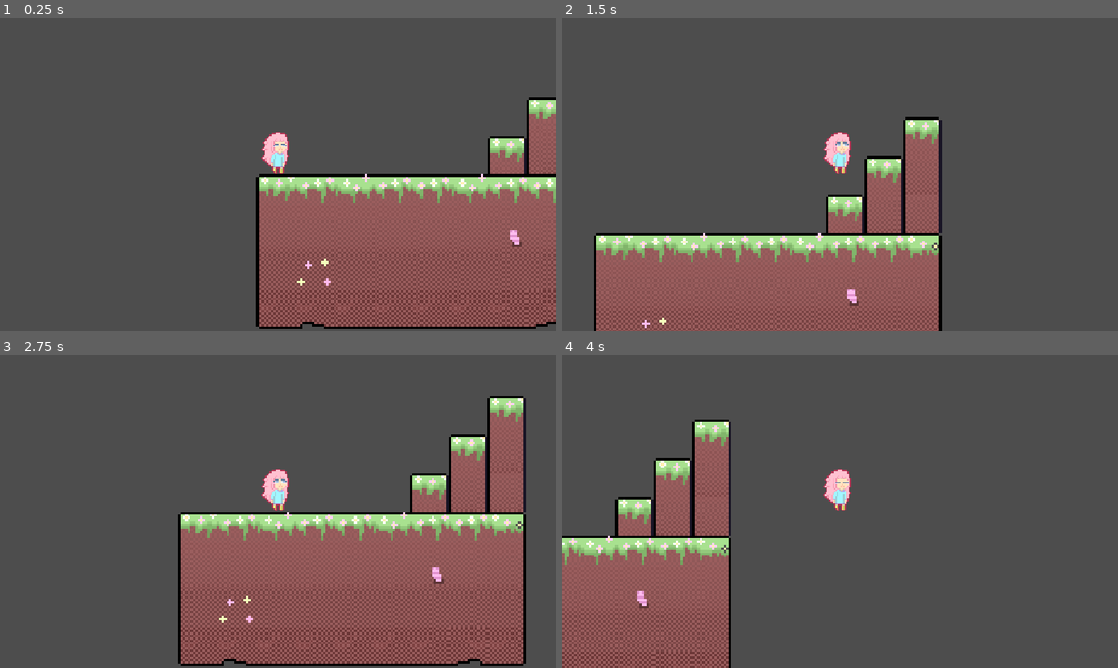
Above: before the commit, frames 1-4 (two rows, left to right).
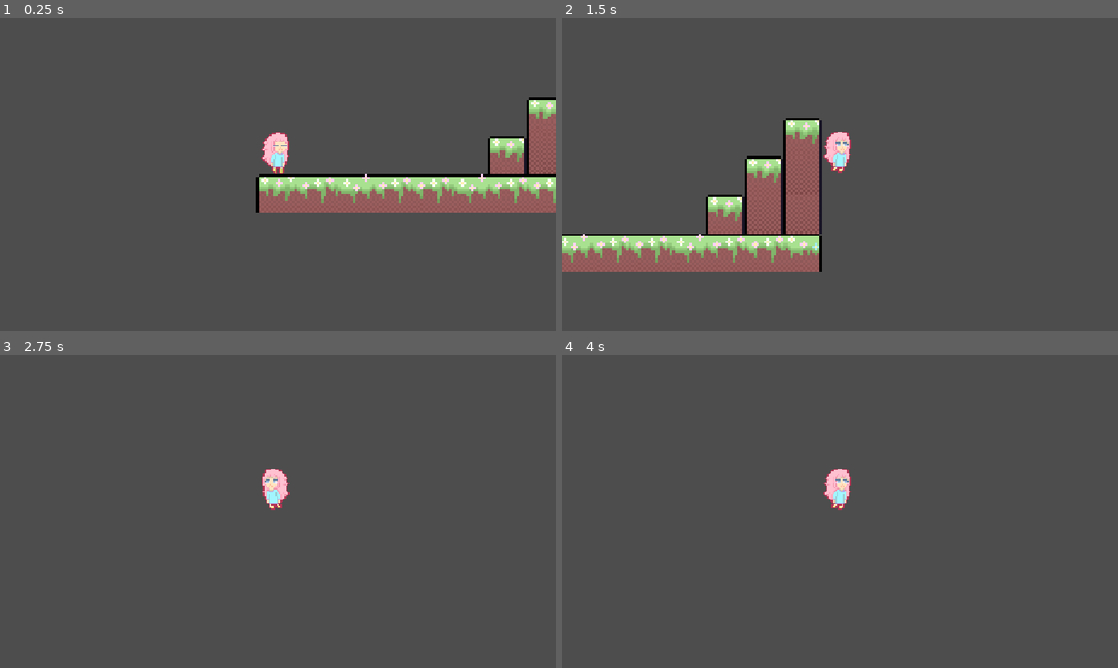
Above: after the commit, the same moments.

Repository: tetora-nagumo/PlatformerPractice
Game: Godot game, scene res://Assests/Scenes/Areas/area_1.tscn
Two runs of this game, one before a commit and one after it. Both use one fixed random seed, a clock stepped at 60 frames per second and the inputs below.
Inputs:
- Up to frame 1 (0.25 s): no input
- Up to frame 2 (1.5 s): tap Enter at 0.5 s; hold D (move_right) from 0.53 s (still down); tap Space (jump) at 0.6, 0.77, 1.07, 1.35 s
- Up to frame 3 (2.75 s): tap Space (jump) at 1.52, 1.82, 2.1 s; release D (move_right) at 2.03 s; hold A (move_left) from 2.03 s (still down)
- Up to frame 4 (4 s): release A (move_left) at 2.78 s; hold D (move_right) from 2.78 s (still down); tap Space (jump) at 2.85, 3.02, 3.32, 3.6, 3.77 s

The runs differ from the first frame. In frame 1, 20% of the frame differs, in the area x 46-100%, y 40-100%; in frame 2, 27%; in frame 3, 36%, in the area x 32-95%, y 13-100%; in frame 4, 18%.

Commit message:
player movement and animation

Diff:
--- a/platformer-/Assests/Scenes/Areas/area_1.tscn
+++ b/platformer-/Assests/Scenes/Areas/area_1.tscn
@@ -5,14 +5,15 @@
 
 [sub_resource type="TileSetAtlasSource" id="TileSetAtlasSource_34vto"]
 texture = ExtResource("1_rum28")
-0:0/0 = 0
-0:0/0/physics_layer_0/polygon_0/points = PackedVector2Array(-8, -8, 8, -8, 8, 8, -8, 8)
 1:0/0 = 0
-1:0/0/physics_layer_0/polygon_0/points = PackedVector2Array(-8, -8, 8, -8, 8, 8, -8, 8)
+1:0/0/physics_layer_0/polygon_0/points = PackedVector2Array(-8, -8, 8, -8, 8, -4, -8, -4)
+1:0/0/physics_layer_0/polygon_0/one_way = true
 2:0/0 = 0
-2:0/0/physics_layer_0/polygon_0/points = PackedVector2Array(-8, -8, 8, -8, 8, 8, -8, 8)
+2:0/0/physics_layer_0/polygon_0/points = PackedVector2Array(-8, -8, 8, -8, 8, -4, -8, -4)
+2:0/0/physics_layer_0/polygon_0/one_way = true
 3:0/0 = 0
-3:0/0/physics_layer_0/polygon_0/points = PackedVector2Array(-8, -8, 8, -8, 8, 8, -8, 8)
+3:0/0/physics_layer_0/polygon_0/points = PackedVector2Array(-8, -8, 8, -8, 8, -4, -8, -4)
+3:0/0/physics_layer_0/polygon_0/one_way = true
 4:0/0 = 0
 4:0/0/physics_layer_0/polygon_0/points = PackedVector2Array(-8, -8, 8, -8, 8, 8, -8, 8)
 5:0/0 = 0
@@ -44,6 +45,7 @@
 19:0/0 = 0
 19:0/0/physics_layer_0/polygon_0/points = PackedVector2Array(-8, -8, 8, -8, 8, 8, -8, 8)
 17:0/0 = 0
+17:0/0/physics_layer_0/polygon_0/points = PackedVector2Array(-8, -8, 8, -8, 8, 8, -8, 8)
 21:0/0 = 0
 21:0/0/physics_layer_0/polygon_0/points = PackedVector2Array(-8, -8, 8, -8, 8, 8, -8, 8)
 22:0/0 = 0
@@ -56,6 +58,146 @@
 25:0/0/physics_layer_0/polygon_0/points = PackedVector2Array(-8, -8, 8, -8, 8, 8, -8, 8)
 26:0/0 = 0
 26:0/0/physics_layer_0/polygon_0/points = PackedVector2Array(-8, -8, 8, -8, 8, 8, -8, 8)
+27:0/0 = 0
+27:0/0/physics_layer_0/polygon_0/points = PackedVector2Array(-8, -8, 8, -8, 8, 8, -8, 8)
+28:0/0 = 0
+28:0/0/physics_layer_0/polygon_0/points = PackedVector2Array(-8, -8, 8, -8, 8, 8, -8, 8)
+29:0/0 = 0
+29:0/0/physics_layer_0/polygon_0/points = PackedVector2Array(-8, -8, 8, -8, 8, 8, -8, 8)
+30:0/0 = 0
+30:0/0/physics_layer_0/polygon_0/points = PackedVector2Array(-8, -8, 8, -8, 8, 8, -8, 8)
+31:0/0 = 0
+31:0/0/physics_layer_0/polygon_0/points = PackedVector2Array(-8, -8, 8, -8, 8, 8, -8, 8)
+32:0/0 = 0
+32:0/0/physics_layer_0/polygon_0/points = PackedVector2Array(-8, -8, 8, -8, 8, 8, -8, 8)
+33:0/0 = 0
+33:0/0/physics_layer_0/polygon_0/points = PackedVector2Array(-8, -8, 8, -8, 8, 8, -8, 8)
+34:0/0 = 0
+34:0/0/physics_layer_0/polygon_0/points = PackedVector2Array(-8, -8, 8, -8, 8, 8, -8, 8)
+35:0/0 = 0
+35:0/0/physics_layer_0/polygon_0/points = PackedVector2Array(-8, -8, 8, -8, 8, 8, -8, 8)
+36:0/0 = 0
+36:0/0/physics_layer_0/polygon_0/points = PackedVector2Array(-8, -8, 8, -8, 8, 8, -8, 8)
+37:0/0 = 0
+37:0/0/physics_layer_0/polygon_0/points = PackedVector2Array(-8, -8, 8, -8, 8, 8, -8, 8)
+38:0/0 = 0
+38:0/0/physics_layer_0/polygon_0/points = PackedVector2Array(-8, -8, 8, -8, 8, 8, -8, 8)
+39:0/0 = 0
+39:0/0/physics_layer_0/polygon_0/points = PackedVector2Array(-8, -8, 8, -8, 8, 8, -8, 8)
+40:0/0 = 0
+40:0/0/physics_layer_0/polygon_0/points = PackedVector2Array(-8, -8, 8, -8, 8, 8, -8, 8)
+41:0/0 = 0
+41:0/0/physics_layer_0/polygon_0/points = PackedVector2Array(-8, -8, 8, -8, 8, 8, -8, 8)
+42:0/0 = 0
+42:0/0/physics_layer_0/polygon_0/points = PackedVector2Array(-8, -8, 8, -8, 8, 8, -8, 8)
+43:0/0 = 0
+43:0/0/physics_layer_0/polygon_0/points = PackedVector2Array(-8, -8, 8, -8, 8, 8, -8, 8)
+44:0/0 = 0
+44:0/0/physics_layer_0/polygon_0/points = PackedVector2Array(-8, -8, 8, -8, 8, 8, -8, 8)
+45:0/0 = 0
+45:0/0/physics_layer_0/polygon_0/points = PackedVector2Array(-8, -8, 8, -8, 8, 8, -8, 8)
+46:0/0 = 0
+46:0/0/physics_layer_0/polygon_0/points = PackedVector2Array(-8, -8, 8, -8, 8, 8, -8, 8)
+47:0/0 = 0
+47:0/0/physics_layer_0/polygon_0/points = PackedVector2Array(-8, -8, 8, -8, 8, 8, -8, 8)
+48:0/0 = 0
+48:0/0/physics_layer_0/polygon_0/points = PackedVector2Array(-8, -8, 8, -8, 8, 8, -8, 8)
+49:0/0 = 0
+49:0/0/physics_layer_0/polygon_0/points = PackedVector2Array(-8, -8, 8, -8, 8, 8, -8, 8)
+50:0/0 = 0
+50:0/0/physics_layer_0/polygon_0/points = PackedVector2Array(-8, -8, 8, -8, 8, 8, -8, 8)
+51:0/0 = 0
+51:0/0/physics_layer_0/polygon_0/points = PackedVector2Array(-8, -8, 8, -8, 8, 8, -8, 8)
+20:0/0 = 0
+20:0/0/physics_layer_0/polygon_0/points = PackedVector2Array(-8, -8, 8, -8, 8, 8, -8, 8)
+0:1/0 = 0
+1:1/0 = 0
+2:1/0 = 0
+3:1/0 = 0
+3:2/0 = 0
+2:2/0 = 0
+1:2/0 = 0
+0:2/0 = 0
+0:3/0 = 0
+1:3/0 = 0
+2:3/0 = 0
+2:4/0 = 0
+2:4/0/physics_layer_0/polygon_0/points = PackedVector2Array(-8, -8, 8, -8, 8, -4, -8, -4)
+2:4/0/physics_layer_0/polygon_0/one_way = true
+2:5/0 = 0
+2:5/0/physics_layer_0/polygon_0/points = PackedVector2Array(-8, -8, 8, -8, 8, -4, -8, -4)
+2:5/0/physics_layer_0/polygon_0/one_way = true
+1:5/0 = 0
+1:5/0/physics_layer_0/polygon_0/points = PackedVector2Array(-8, -8, 8, -8, 8, -4, -8, -4)
+1:5/0/physics_layer_0/polygon_0/one_way = true
+1:4/0 = 0
+1:4/0/physics_layer_0/polygon_0/points = PackedVector2Array(-8, -8, 8, -8, 8, -4, -8, -4)
+1:4/0/physics_layer_0/polygon_0/one_way = true
+0:4/0 = 0
+0:4/0/physics_layer_0/polygon_0/points = PackedVector2Array(-8, -8, 8, -8, 8, -4, -8, -4)
+0:4/0/physics_layer_0/polygon_0/one_way = true
+3:3/0 = 0
+3:4/0 = 0
+3:4/0/physics_layer_0/polygon_0/points = PackedVector2Array(-8, -8, 8, -8, 8, -4, -8, -4)
+3:4/0/physics_layer_0/polygon_0/one_way = true
+3:5/0 = 0
+3:6/0 = 0
+3:6/0/physics_layer_0/polygon_0/points = PackedVector2Array(-8, -8, 8, -8, 8, -4, -8, -4)
+3:6/0/physics_layer_0/polygon_0/one_way = true
+2:6/0 = 0
+2:7/0 = 0
+2:7/0/physics_layer_0/polygon_0/points = PackedVector2Array(-8, -8, 8, -8, 8, 8, -8, 8)
+1:7/0 = 0
+1:7/0/physics_layer_0/polygon_0/points = PackedVector2Array(-8, -8, 8, -8, 8, 8, -8, 8)
+1:6/0 = 0
+0:6/0 = 0
+0:7/0 = 0
+0:7/0/physics_layer_0/polygon_0/points = PackedVector2Array(-8, -8, 8, -8, 8, 8, -8, 8)
+2:8/0 = 0
+2:8/0/physics_layer_0/polygon_0/points = PackedVector2Array(-8, -8, 8, -8, 8, 8, -8, 8)
+3:7/0 = 0
+3:7/0/physics_layer_0/polygon_0/points = PackedVector2Array(-8, -8, 8, -8, 8, 8, -8, 8)
+3:8/0 = 0
+3:8/0/physics_layer_0/polygon_0/points = PackedVector2Array(-8, -8, 8, -8, 8, 8, -8, 8)
+2:9/0 = 0
+2:9/0/physics_layer_0/polygon_0/points = PackedVector2Array(-8, -8, 8, -8, 8, 8, -8, 8)
+1:9/0 = 0
+1:9/0/physics_layer_0/polygon_0/points = PackedVector2Array(-8, -8, 8, -8, 8, 8, -8, 8)
+0:9/0 = 0
+0:9/0/physics_layer_0/polygon_0/points = PackedVector2Array(-8, -8, 8, -8, 8, 8, -8, 8)
+0:8/0 = 0
+0:8/0/physics_layer_0/polygon_0/points = PackedVector2Array(-8, -8, 8, -8, 8, 8, -8, 8)
+1:8/0 = 0
+1:8/0/physics_layer_0/polygon_0/points = PackedVector2Array(-8, -8, 8, -8, 8, 8, -8, 8)
+3:9/0 = 0
+3:9/0/physics_layer_0/polygon_0/points = PackedVector2Array(-8, -8, 8, -8, 8, 8, -8, 8)
+3:10/0 = 0
+3:10/0/physics_layer_0/polygon_0/points = PackedVector2Array(-8, -8, 8, -8, 8, 8, -8, 8)
+3:11/0 = 0
+3:11/0/physics_layer_0/polygon_0/points = PackedVector2Array(-8, -8, 8, -8, 8, 8, -8, 8)
+2:11/0 = 0
+2:11/0/physics_layer_0/polygon_0/points = PackedVector2Array(-8, -8, 8, -8, 8, 8, -8, 8)
+1:11/0 = 0
+1:11/0/physics_layer_0/polygon_0/points = PackedVector2Array(-8, -8, 8, -8, 8, 8, -8, 8)
+0:11/0 = 0
+0:11/0/physics_layer_0/polygon_0/points = PackedVector2Array(-8, -8, 8, -8, 8, 8, -8, 8)
+0:12/0 = 0
+0:12/0/physics_layer_0/polygon_0/points = PackedVector2Array(-8, -8, 8, -8, 8, 8, -8, 8)
+1:12/0 = 0
+1:12/0/physics_layer_0/polygon_0/points = PackedVector2Array(-8, -8, 8, -8, 8, 8, -8, 8)
+2:12/0 = 0
+2:12/0/physics_layer_0/polygon_0/points = PackedVector2Array(-8, -8, 8, -8, 8, 8, -8, 8)
+3:12/0 = 0
+3:12/0/physics_layer_0/polygon_0/points = PackedVector2Array(-8, -8, 8, -8, 8, 8, -8, 8)
+1:10/0 = 0
+1:10/0/physics_layer_0/polygon_0/points = PackedVector2Array(-8, -8, 8, -8, 8, 8, -8, 8)
+0:10/0 = 0
+0:10/0/physics_layer_0/polygon_0/points = PackedVector2Array(-8, -8, 8, -8, 8, 8, -8, 8)
+2:10/0 = 0
+2:10/0/physics_layer_0/polygon_0/points = PackedVector2Array(-8, -8, 8, -8, 8, 8, -8, 8)
+0:0/0 = 0
+0:0/0/physics_layer_0/polygon_0/points = PackedVector2Array(-8, -8, 8, -8, 8, -4, -8, -4)
+0:0/0/physics_layer_0/polygon_0/one_way = true
 
 [sub_resource type="TileSet" id="TileSet_8buxo"]
 physics_layer_0/collision_layer = 1
@@ -68,7 +210,7 @@
 tile_set = SubResource("TileSet_8buxo")
 rendering_quadrant_size = 1
 format = 2
-layer_0/tile_data = PackedInt32Array(2031631, 7, 0, 2031632, …(107 unchanged characters)…  2031638, 65543, 0, 2031639, 196615, 0, 2097167, 262151, 0, 2162703, 524295, 0, 2228239, 786439, 0, 2228247, 983047, 0, 2228240, 851975, 0, 2228241, 917511, 0, 2228242, 917511, 0, 2228243, 917511, 0, 2228244, 917511, 0, 2228245, 917511, 0, 2228246, 851975, 268435456, 2162711, 720903, 0, 2097175, 458759, 0, 2097173, 393223, 0, 2097168, 327687, 0, 2097169, 327687, 0, 2097170, 327687, 0, 2097171, 327687, 0, 2097172, 327687, 0, 2097174, 327687, 0, 2162704, 589831, 0, 2162710, 655367, 0, 2162705, 655367, 0, 2162706, 655367, 0, 2162707, 655367, 0, 2162708, 655367, 0, 2162709, 655367, 0, 1835031, 1441799, 0, 1900567, 1507335, 0, 1966103, 1507335, 0, 1900566, 1441799, 0, 1966102, 1507335, 0, 1966101, 1441799, 0)
+layer_0/tile_data = PackedInt32Array(2031631, 7, 0, 2031632, …(107 unchanged characters)…  2031638, 65543, 0, 2031639, 196615, 0, 1966101, 131079, 5, 1900566, 131079, 5, 1966102, 196615, 5, 1835031, 131079, 5, 1900567, 196615, 5, 1966103, 196615, 5)
 
 [node name="player" parent="TileMap" unique_id=536172656 instance=ExtResource("2_pjihv")]
 position = Vector2(249, 496)
--- a/platformer-/Assests/Scenes/player.tscn
+++ b/platformer-/Assests/Scenes/player.tscn
@@ -7,7 +7,7 @@
 [sub_resource type="Animation" id="Animation_8splq"]
 resource_name = "Move"
 length = 0.6
-loop_mode = 2
+loop_mode = 1
 tracks/0/type = "value"
 tracks/0/imported = false
 tracks/0/enabled = true
@@ -38,6 +38,7 @@
 
 [sub_resource type="Animation" id="Animation_0g0s7"]
 resource_name = "idle"
+length = 2.0
 loop_mode = 1
 tracks/0/type = "value"
 tracks/0/imported = false
@@ -46,7 +47,7 @@
 tracks/0/interp = 0
 tracks/0/loop_wrap = true
 tracks/0/keys = {
-"times": PackedFloat32Array(0, 0.1, 0.2, 0.3, 0.4, 1, 3, 4),
+"times": PackedFloat32Array(0, 0.15, 0.3, 0.45, 0.6, 2, 3, 4),
 "transitions": PackedFloat32Array(1, 1, 1, 1, 1, 1, 1, 1),
 "update": 0,
 "values": [Rect2(0, 0, 31.42, 32), Rect2(0, 64, 31.42, 32), Rect2(32, 64, 31.42, 32), Rect2(0, 64, 31.42, 32), Rect2(0, 0, 31.42, 32), Rect2(0, 0, 31.42, 32), Rect2(0, 64, 31.42, 32), Rect2(0, 0, 31.42, 32)]
@@ -54,8 +55,6 @@
 
 [sub_resource type="Animation" id="Animation_oqkfw"]
 resource_name = "jump"
-length = 0.19999999999999998
-loop_mode = 1
 tracks/0/type = "value"
 tracks/0/imported = false
 tracks/0/enabled = true
@@ -63,10 +62,10 @@
 tracks/0/interp = 0
 tracks/0/loop_wrap = true
 tracks/0/keys = {
-"times": PackedFloat32Array(0, 0.099999994, 0.19999999),
-"transitions": PackedFloat32Array(1, 1, 1),
+"times": PackedFloat32Array(0, 1),
+"transitions": PackedFloat32Array(1, 1),
 "update": 0,
-"values": [Rect2(0, 0, 31.42, 32), Rect2(64, 32, 31.42, 32), Rect2(0, 0, 31.42, 32)]
+"values": [Rect2(64, 32, 31.42, 32), Rect2(64, 32, 31.42, 32)]
 }
 
 [sub_resource type="AnimationLibrary" id="AnimationLibrary_8splq"]
@@ -89,14 +88,17 @@
 [node name="Camera2D" type="Camera2D" parent="." unique_id=1398740879]
 zoom = Vector2(5, 5)
 
-[node name="PlayerAnimator" type="Node2D" parent="." unique_id=564457425]
+[node name="PlayerAnimator" type="Node2D" parent="." unique_id=564457425 node_paths=PackedStringArray("player_controller", "animation_player", "sprite")]
 script = ExtResource("2_0g0s7")
+player_controller = NodePath("..")
+animation_player = NodePath("AnimationPlayer")
+sprite = NodePath("Sprite2D")
 
 [node name="AnimationPlayer" type="AnimationPlayer" parent="PlayerAnimator" unique_id=428453196]
 root_node = NodePath("../..")
 libraries/ = SubResource("AnimationLibrary_8splq")
 autoplay = &"idle"
-speed_scale = 1.3
+speed_scale = 1.5
 
 [node name="Sprite2D" type="Sprite2D" parent="PlayerAnimator" unique_id=693167468]
 position = Vector2(-1, -9.000001)
--- a/platformer-/Assests/Scripts/player_animator.gd
+++ b/platformer-/Assests/Scripts/player_animator.gd
@@ -1,3 +1,19 @@
 extends Node2D
 
 @export var player_controller : PlayerController
+@export var animation_player : AnimationPlayer
+@export var sprite : Sprite2D
+
+func _process(delta):
+	if player_controller.direction == 1:
+		sprite.flip_h = false
+	elif player_controller.direction == -1:
+		sprite.flip_h = true
+
+	if player_controller.velocity.y != 0.0:
+		animation_player.play("jump")
+
+	elif abs(player_controller.velocity.x) > 0.0:
+		animation_player.play("Move")
+	else:
+		animation_player.play("idle")
Binary file changed: platformer-/Assests/Sprites/Tilemap.png
